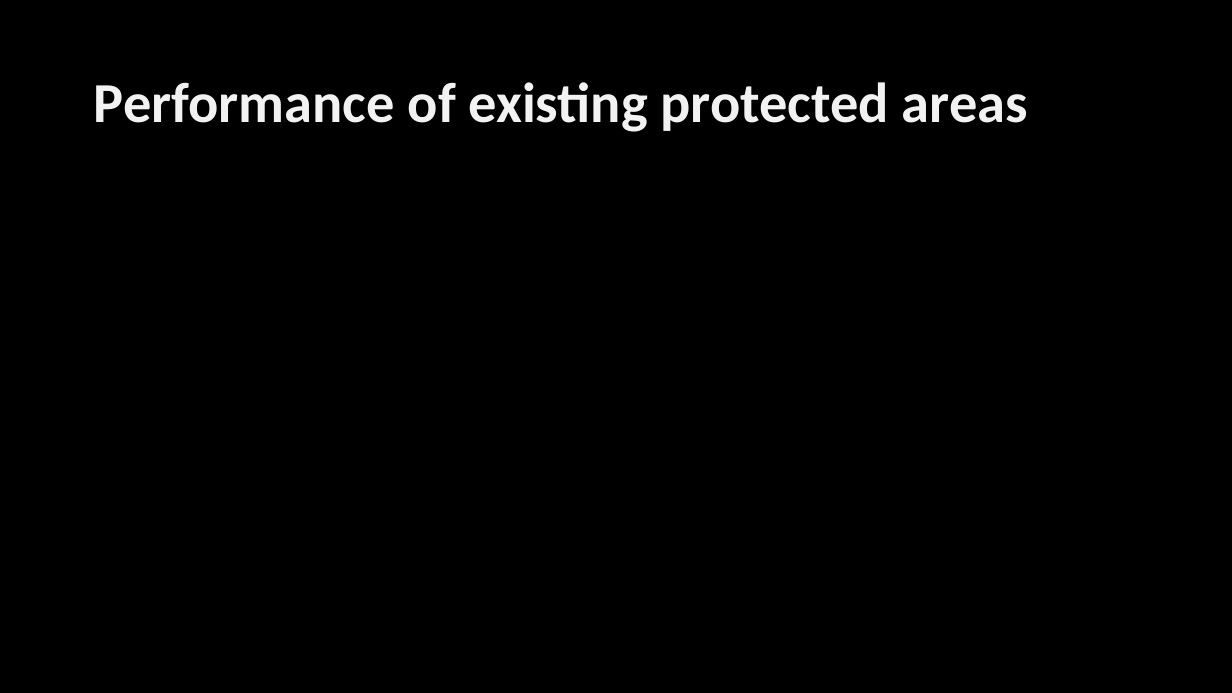
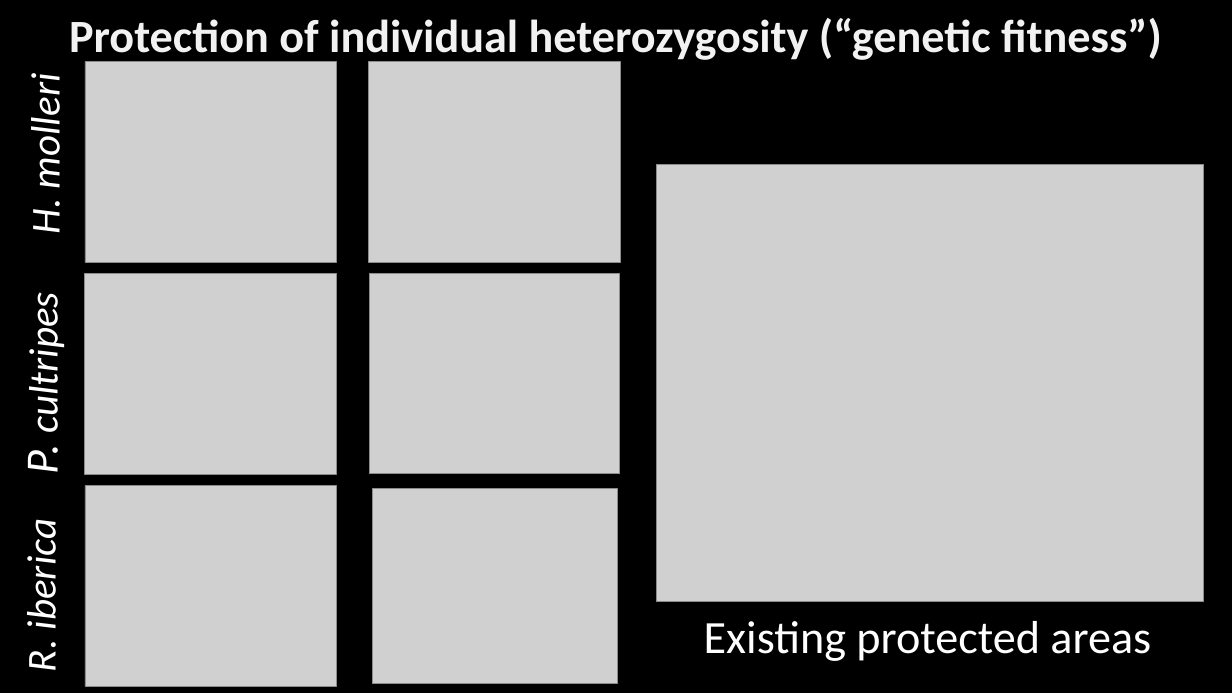
Before and after one commit to jeffreyhanson/abstracts-and-slides, a slide deck: slide 9 of seminars/EEF-presentation-02-08-2019/jeffrey-hanson-eff-slides.pptx (slide 8 before the commit). Drawn at 1232x693 pixels with LibreOffice and Linux fonts; fonts in the diff are those of the drawing; grey boxes stand for pictures. Boxes give left, top, right and bottom in pixels: in the first picture for what was removed or moved away, otherwise in the second. Text is boxed around its words. In the diff, an @@ line names an element or a change of style, - is before the commit and + after.

```diff
--- a/seminars/EEF-presentation-02-08-2019/jeffrey-hanson-eff-slides.pptx
+++ b/seminars/EEF-presentation-02-08-2019/jeffrey-hanson-eff-slides.pptx
@@ title at (69, 18, 1162, 64): text changed; size 44 to 36 pt @@
-Performance of existing protected areas
+Protection of individual heterozygosity (“genetic fitness”)
@@ text added at (20, 84, 70, 232), 32 pt, text #FFFFFF, italic @@
+H. molleri
@@ picture added at (85, 61, 336, 262) @@
@@ picture added at (369, 61, 620, 262) @@
@@ picture added at (656, 165, 1203, 603) @@
@@ picture added at (85, 274, 336, 475) @@
@@ picture added at (370, 274, 620, 473) @@
@@ text added at (14, 306, 70, 472), 32 pt, text #FFFFFF, italic @@
+P. cultripes
@@ picture added at (85, 485, 336, 687) @@
@@ picture added at (372, 488, 617, 684) @@
@@ text added at (17, 530, 67, 670), 32 pt, text #FFFFFF, italic @@
+R. iberica
@@ text added at (704, 621, 1151, 661), 36 pt, text #FFFFFF @@
+Existing protected areas
```
Also in this commit, not shown: 3 other slides changed, 9 slides added, 5 slides removed.
